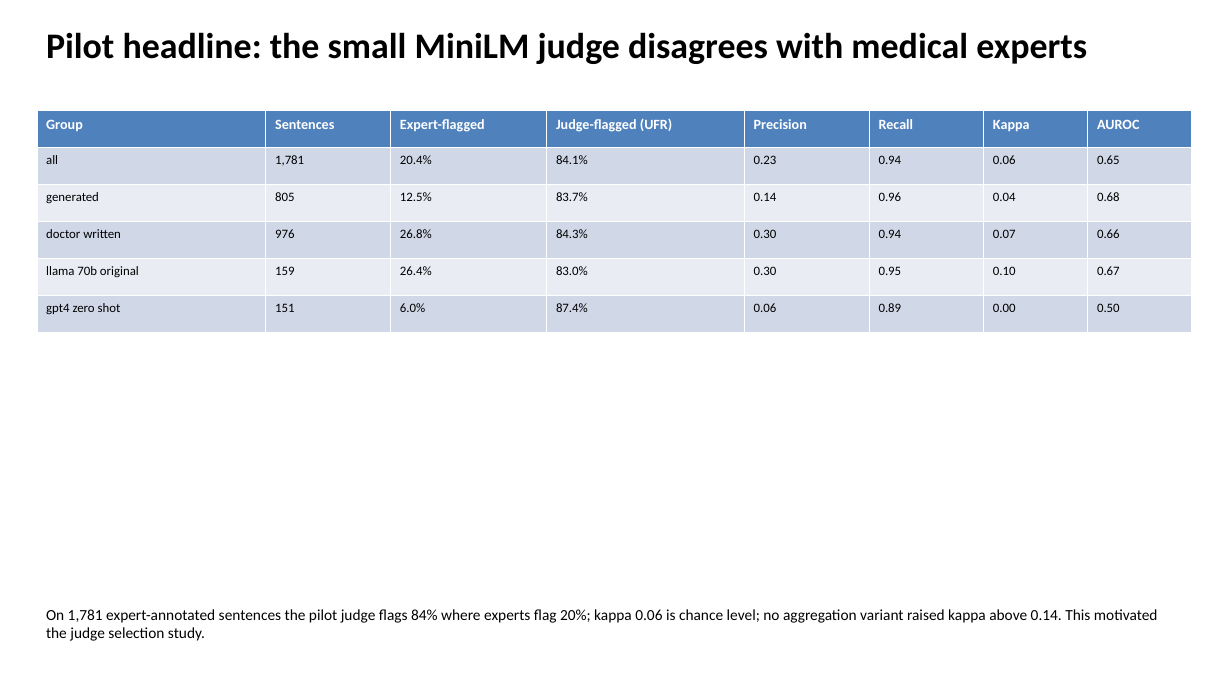
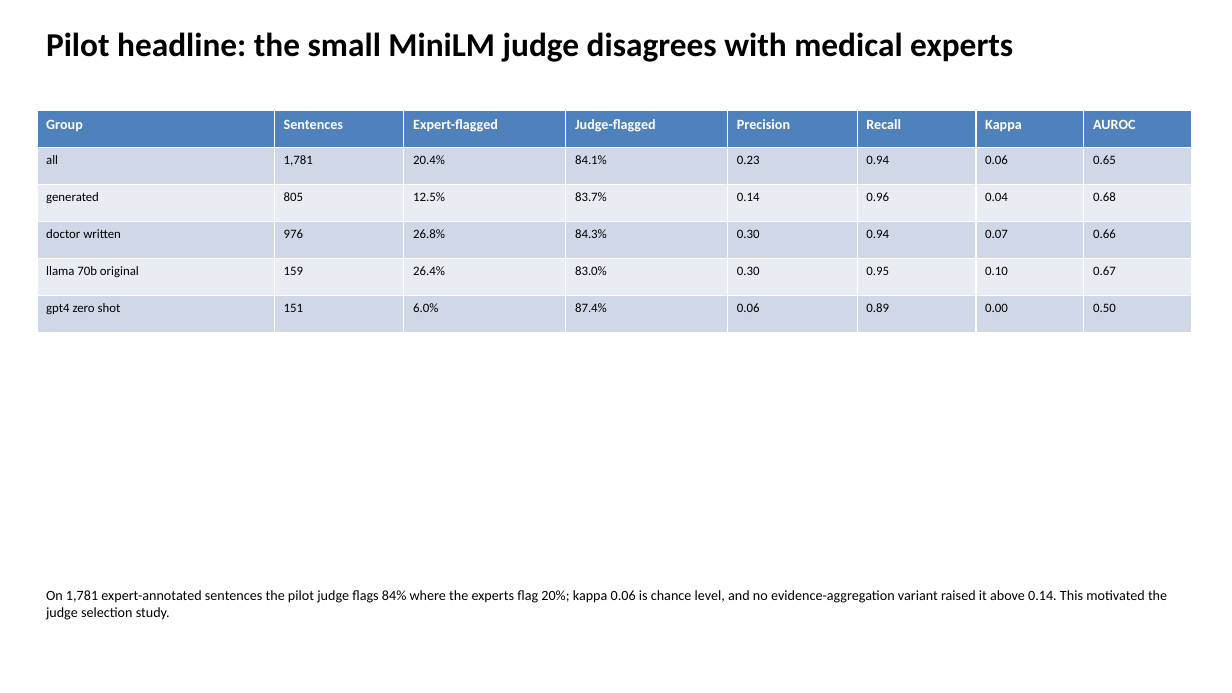
Before and after one commit to slay-a/medical-hallucination-eval, a slide deck: slide 7 of deliverables/Progress_Slides_Fall2026.pptx. Drawn at 1232x693 pixels with LibreOffice and Linux fonts; fonts in the diff are those of the drawing. Boxes give left, top, right and bottom in pixels: in the first picture for what was removed or moved away, otherwise in the second. Text is boxed around its words. In the diff, an @@ line names an element or a change of style, - is before the commit and + after.

```diff
--- a/deliverables/Progress_Slides_Fall2026.pptx
+++ b/deliverables/Progress_Slides_Fall2026.pptx
@@ text "Pilot headline: the small MiniLM ..." at <box>46,32,1013,62</box>: size 28 to 26 pt @@
@@ table at <box>37,111,1192,333</box> @@
-row 1, column 4: Judge-flagged (UFR)
+row 1, column 4: Judge-flagged
@@ text at <box>46,590,1167,620</box>: text changed; size 12 to 11 pt @@
-On 1,781 expert-annotated sentences the pilot judge flags 84% where experts flag 20%; kappa 0.06 is chance level; no aggregation variant raised kappa above 0.14. This motivated the judge selection study.
+On 1,781 expert-annotated sentences the pilot judge flags 84% where the experts flag 20%; kappa 0.06 is chance level, and no evidence-aggregation variant raised it above 0.14. This motivated the judge selection study.
```
Also in this commit, not shown: 19 other slides changed, 3 slides added, 4 other files.
